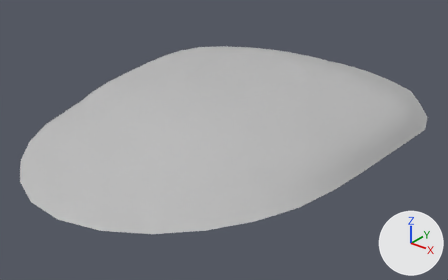
One commit to the FBX model Work/ceiling.fbx: the scene before it, then after it.
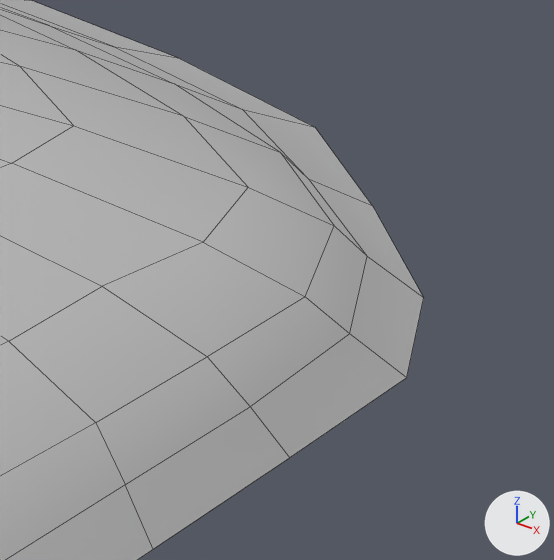
Each version is shown whole from a 50 mm camera at (19.56, -26.18, 18.52) aimed at (2.06, -4.3, 4.95), then close up on the part from 81% to 100% of the width and 25% to 57% of the height. Lighting does not change. The marker at lower right points along +X, +Y and +Z. The close-ups show mesh edges as thin lines. Where no turn or scale is listed for an object, it has been applied to the vertices.

In view in the first close-up: 'ceiling'.
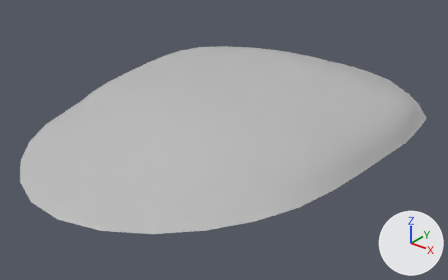
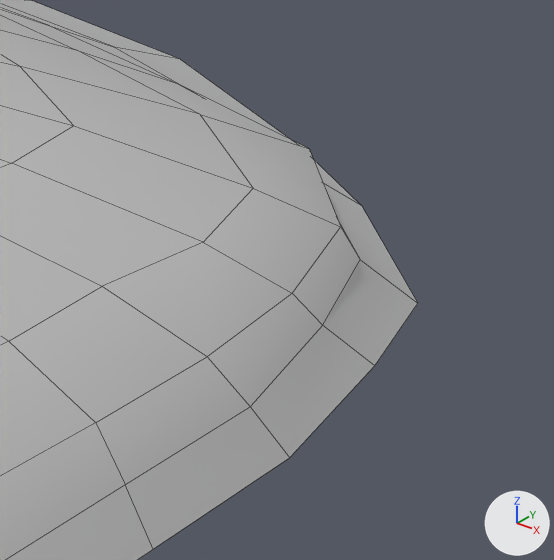
Where the change shows, as pixel boxes (x1, y1, x2, y2) in the close-ups (554 x 560 px; the box of a moved part takes in the faces that stretch with it):
'ceiling', reshaped: before (0, 0, 423, 560); after (0, 0, 418, 560)
part 1 of me_mesh, moved or reshaped: before (0, 26, 423, 457); after (0, 26, 418, 457)

What the commit changed:
me_mesh has 231 vertices, 199 faces and spans x -6.6..10.0, y -14.7..7.8, z 5.7..7.8.
me_mesh is used by ob_ceiling; location (0.0, 0.0, 0.0).
Part 1, on me_mesh:
Vertex 7 of me_mesh moves from (8.4, 4.6, 5.7) at pixel (372, 206) to (8.3, 4.6, 5.7) at pixel (361, 205).
Vertex 8 of me_mesh moves from (7.6, 2.5, 7.0) at pixel (183, 116) to (7.6, 2.6, 7.0) at pixel (199, 114).
Vertex 34 of me_mesh moves from (8.1, 3.3, 6.5) at pixel (280, 152) to (8.2, 3.5, 6.5) at pixel (309, 148).
Vertex 37 of me_mesh moves from (7.0, 5.1, 6.1) at pixel (242, 109) to (7.0, 4.9, 6.1).
Vertex 38 of me_mesh moves from (7.3, 6.1, 5.7) at pixel (315, 127) to (7.3, 5.6, 5.7).
Vertex 54 of me_mesh moves from (10.0, 1.4, 5.8) at pixel (406, 377) to (9.8, 1.4, 5.8) at pixel (374, 365).
Vertex 55 of me_mesh moves from (9.5, 0.6, 6.6) at pixel (305, 296) to (9.4, 0.6, 6.6) at pixel (292, 293).
Vertex 57 of me_mesh moves from (9.7, 1.0, 6.2) at pixel (349, 333) to (9.5, 1.0, 6.2) at pixel (322, 325).
Vertex 58 of me_mesh moves from (9.2, 2.6, 6.1) at pixel (367, 256) to (9.1, 2.5, 6.1) at pixel (360, 259).
Vertex 59 of me_mesh moves from (9.5, 3.1, 5.7) at pixel (423, 297) to (9.5, 2.9, 5.7) at pixel (417, 303).
